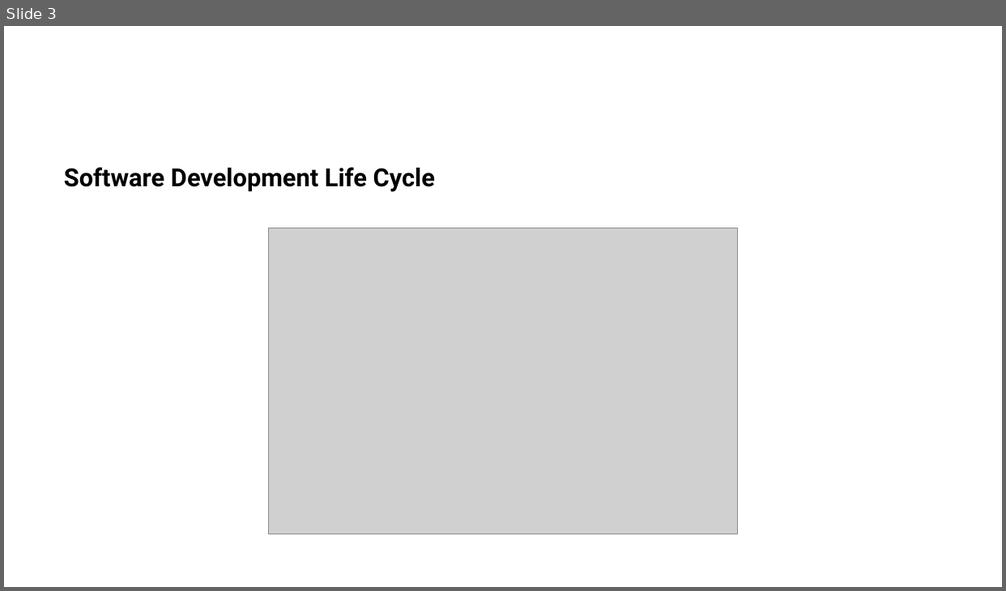
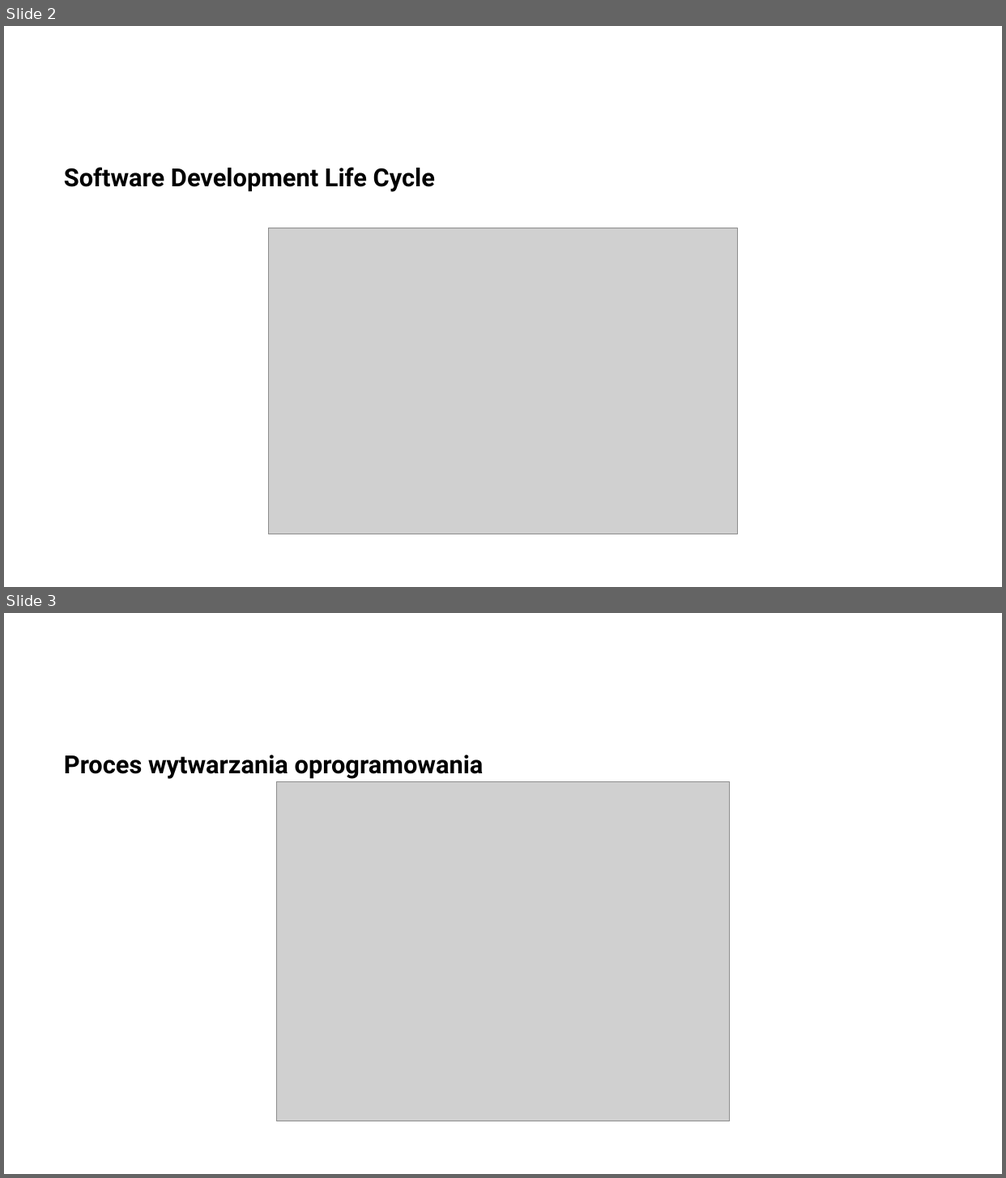
Before and after one commit to arturkwiek/gitlab-tutorial, a slide deck: 02. GitLab - tutorial - Kontrola Wersji Oprogramowania.pptx. Shown one above the other, each under a label of ours: slide 3 before the commit, slides 2 and 3 after it. The pictures are 1006x591 and 1006x1178 pixels, drawn with LibreOffice and Linux fonts; fonts in the diff are those of the drawing; grey boxes stand for pictures; background and template pictures are left out. Boxes give left, top, right and bottom in pixels: in the first picture for what was removed or moved away, otherwise in the second. Text is boxed around its words. In the diff, an @@ line names an element or a change of style, - is before the commit and + after.

```diff
--- a/02. GitLab - tutorial - Kontrola Wersji Oprogramowania.pptx
+++ b/02. GitLab - tutorial - Kontrola Wersji Oprogramowania.pptx
@@ slide 3 added at bbox=[4, 613, 1002, 1174], background picture (left out) @@
@@ text added at bbox=[64, 755, 484, 779], 18 pt, text #000000, bold @@
+Proces wytwarzania oprogramowania
@@ picture added at bbox=[276, 781, 730, 1122] @@
@@ what was slide 3 is now slide 2 @@
```
Also in this commit, not shown: 3 other files.
